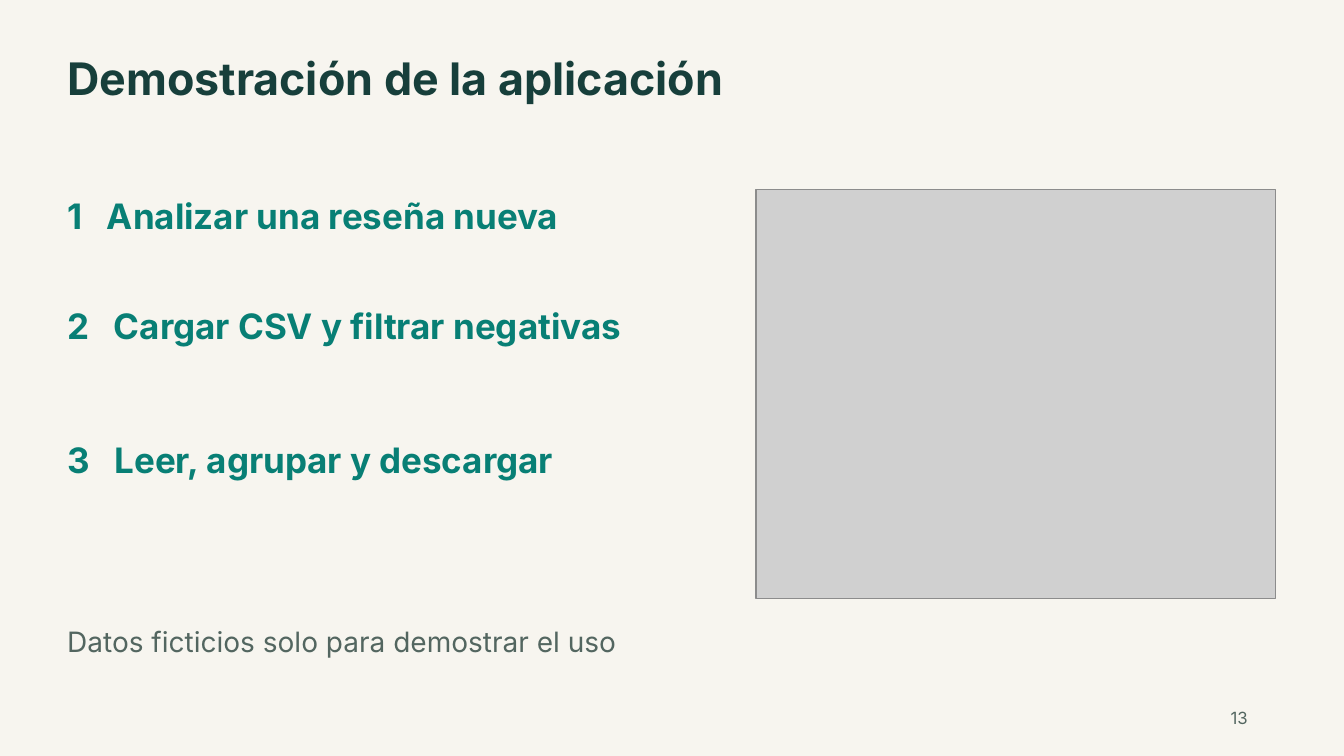
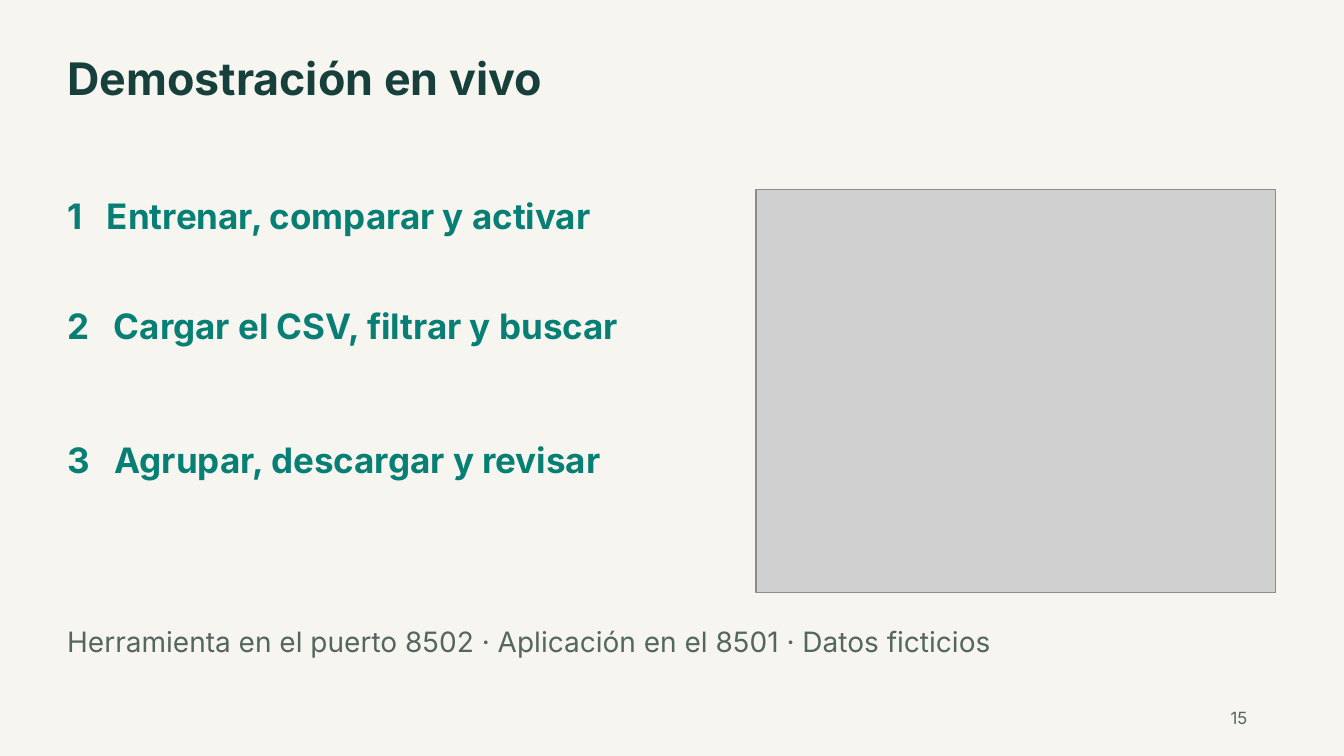
Before and after one commit to bvelastegui/hotel-reviews-ml, a slide deck: slide 15 of entregables/presentacion.pptx (slide 13 before the commit). Drawn at 1344x756 pixels with LibreOffice and Linux fonts; fonts in the diff are those of the drawing; grey boxes stand for pictures. Boxes give left, top, right and bottom in pixels: in the first picture for what was removed or moved away, otherwise in the second. Text is boxed around its words. In the diff, an @@ line names an element or a change of style, - is before the commit and + after.

```diff
--- a/entregables/presentacion.pptx
+++ b/entregables/presentacion.pptx
@@ text at <box>67,60,542,96</box>: text changed @@
-Demostración de la aplicación
+Demostración en vivo
@@ text at <box>67,202,590,236</box>: text changed @@
-1 Analizar una reseña nueva
+1 Entrenar, comparar y activar
@@ picture: place and size @@
-picture at <box>756,190,1276,599</box>
+picture at <box>756,190,1276,593</box>
@@ text at <box>67,312,618,347</box>: text changed @@
-2 Cargar CSV y filtrar negativas
+2 Cargar el CSV, filtrar y buscar
@@ text at <box>67,446,600,481</box>: text changed @@
-3 Leer, agrupar y descargar
+3 Agrupar, descargar y revisar
@@ text at <box>67,630,991,658</box>: text changed @@
-Datos ficticios solo para demostrar el uso
+Herramienta en el puerto 8502 · Aplicación en el 8501 · Datos ficticios
@@ text at <box>1231,712,1248,724</box>: text changed @@
-13
+15
```
Also in this commit, not shown: 10 other slides changed, 4 slides added, 1 slide removed, 3 other files.
